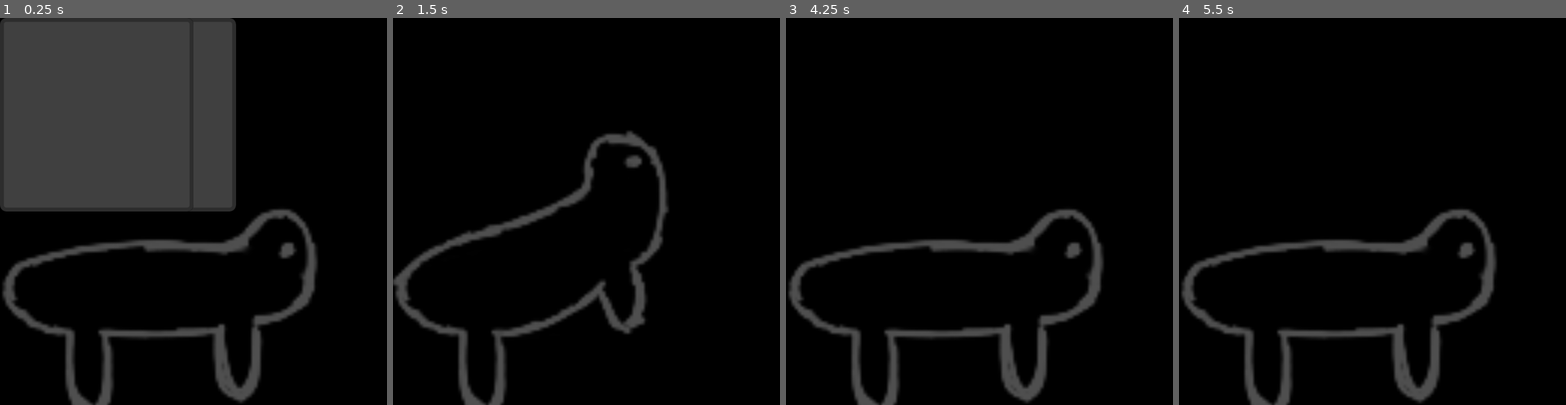
Above: before the commit, frames 1-4 (left to right).
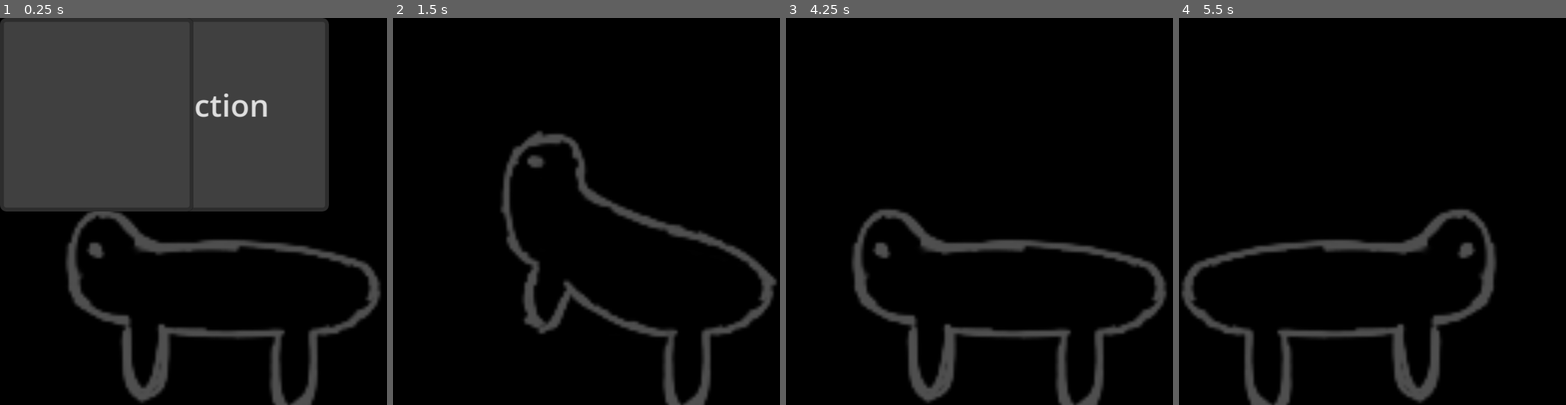
Above: after the commit, the same moments.

Repository: fabianternis/my-screen-pet
Game: Godot game, scene res://main.tscn
Two runs of this game, one before a commit and one after it. Both use one fixed random seed, a clock stepped at 60 frames per second and the inputs below.
Inputs (mouse positions are in pixels of both pictures, inside the frame that each line leads up to):
- Up to frame 1 (0.25 s): no input
- Up to frame 2 (1.5 s): tap Enter at 0.5 s; drag from (582, 296) to (625, 126) at 0.52 s; tap Space at 1.25 s; drag from (509, 230) to (582, 296) at 1.27 s
- Up to frame 3 (4.25 s): move the mouse to (1018, 126) at 2.02 s; hold Right 2.03-2.75 s; tap Alt at 2.1, 3.6 s; click (1018, 126) at 2.17 s; drag from (960, 288) to (863, 153) at 2.77 s; tap Enter at 3.5 s; move the mouse to (1095, 269) at 3.52 s; hold Left from 3.53 s (still down); click (1095, 269) at 3.67 s
- Up to frame 4 (5.5 s): release Left at 4.25 s; drag from (1256, 153) to (1368, 296) at 4.27 s; move the mouse to (1391, 211) at 5.02 s; hold Down from 5.03 s (still down); tap Alt at 5.1 s; click (1391, 211) at 5.17 s

The runs differ from the first frame. In frame 1, 23% of the frame differs, in the area x 0-99%, y 0-100%; in frame 2, 11%; in frame 3, 11%; in frame 4, nothing differs.

Commit message:
some chnages i dont want to loose

Diff:
--- a/main.gd
+++ b/main.gd
@@ -102,12 +102,17 @@
 var current_primary_animation = 'idle'
 var menu = 'default'
 
+#var default_speed = 300
+var speed = default_speed
+
+#var direction = Vector2(x: 1.15, y: 0.7)
 
 #var current_press_action = 'drag'
 #var drag_min_time_sec = 0.3
 
 @onready var sprite = $AnimatedSprite2D
 @onready var area = $Area2D
+#@onready var shape = $Area2D/CollisionShape2D
 @onready var popup = $PopupMenu
 #@onready var popup_paused = $PausedMenu
 
@@ -122,10 +127,15 @@
 	#popup_paused.add_item('un pause', 0)
 	#popup_paused.add_item('continue', 0)
 	#popup_paused.add_item('resume', 0)
+	popup.add_item('change direction', 1)
+
 
 	area.input_event.connect(_on_area_input)
 	popup.id_pressed.connect(_on_item_press)
 	#popup_paused.id_pressed.connect(_on_pause_item_press)
+
+	#print (size_screen)
+	#print (size_window)
 
 
 func _on_area_input(_viewport, event, _shape_idx):
@@ -164,6 +174,38 @@
 			is_paused = true
 			current_primary_animation = 'pause'
 			sprite.play(current_primary_animation)
-
-
+	if id == 1:
+		switch_direction()
+
+
+func _process(delta: float):
+	var window_position = Vector2(DisplayServer.window_get_position())
+	window_position += direction * speed * delta
+
+	window_position.x = clamp(window_position.x, 0, size_screen.x - size_window.x)
+	window_position.y = clamp(window_position.y, 0, size_screen.y - size_window.y)
+	DisplayServer.window_set_position (Vector2(window_position))
+	if is_dragging:
+		var mouse_pos = Vector2(DisplayServer.mouse_get_position())
+		var new_window_pos = mouse_pos - drag_offset
+		DisplayServer.window_set_position(Vector2(new_window_pos))
+		return
+	if is_idle:
+		idle_time_left -= delta
+		if idle_time_left <= 0:
+			is_idle = false
+			speed = default_speed
+			sprite.play('walk')
+		return
+
+
+	if window_position.x <= 0 or window_position.x >= size_screen.x - size_window.x:
+		switch_direction()
+	if window_position.y <= 0 or window_position.y >= size_screen.y - size_window.y:
+		direction.y *= -1
+
+
+func switch_direction():
+	direction.x *= -1
+	sprite.flip_h = !sprite.flip_h
 #"""
